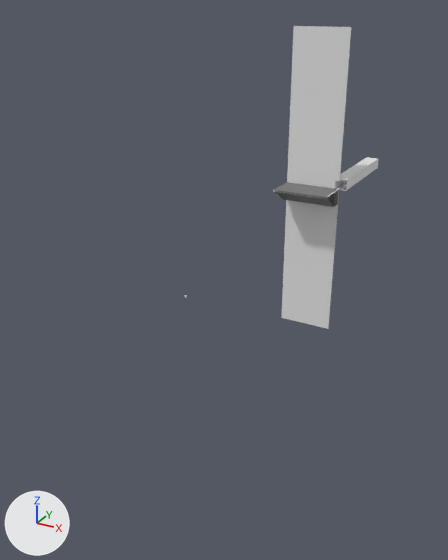
The glTF model assets/models/platforms.glb as it was, and as the next commit left it.
Camera for both pictures: a 50 mm camera at (139.0, -316.0, 169.0) aimed at (-22.0, -24.0, 22.0). The lights are fixed; the arrows at lower left show +X, +Y and +Z. Vertices at the same position are counted once.

The first picture shows 'Platform', 'Tunnel', 'Walls'.
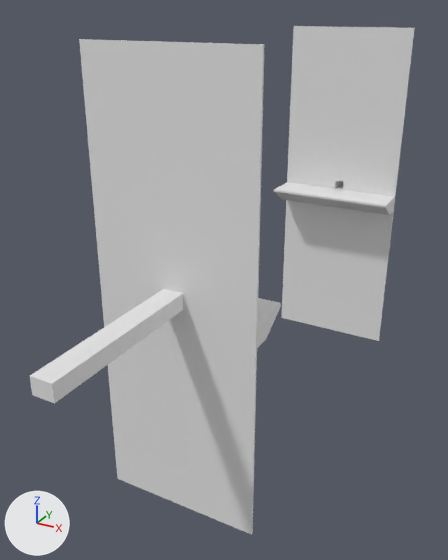
Changed parts and their boxes [x1, y1, x2, y2] in the pictures (448 x 560 px):
'Walls', reshaped (368% wider, 68% taller)
    before: [281, 26, 352, 329]
    after: [79, 26, 415, 535]
'Tunnel', reshaped
    before: [335, 157, 378, 191]
    after: [30, 181, 343, 403]
'Platform', reshaped
    before: [274, 182, 339, 207]
    after: [257, 182, 395, 348]
part 1 of me_plane_001, added
    after: [79, 39, 264, 535]
part 2 of me_plane_001, added
    after: [328, 27, 415, 341]
part 3 of me_plane_004, added
    after: [257, 298, 281, 348]
part 4 of me_plane_004, added
    after: [327, 189, 395, 215]
part 5 of me_plane_004, recoloured (grey to white)
    both: [274, 182, 338, 207]
part 6 of me_plane_005, added
    after: [30, 289, 183, 403]

Diff of the bpy script that builds the scene:
```diff
--- a/assets/models/platforms.glb.py
+++ b/assets/models/platforms.glb.py
@@ me_plane_001 @@
 # used by ob_walls; location = (0.0, 0.0, 0.0)
-me_plane_001.from_pydata(...)  # 43 vertices, 80 faces; spans x -41.0..0.0, y 109.0..110.0, z -67.0..157.0
+me_plane_001.from_pydata(...)  # 152 vertices, 320 faces; spans x -41.0..41.0, y -110.0..110.0, z -67.0..157.0
+# me_plane_001 part 1: a new loose piece of 76 vertices spanning x -41.0..41.0, y -110.0..-109.0, z -67.0..157.0
+# me_plane_001 part 2
+# 23 vertices are added at x 3.0..41.0, y 109.0..110.0, z -67.0..157.0
+# 10 new vertices lie (37.0, 0.0, 0.0) away from vertices in x 3.0, y 109.0..110.0, z -67.0..157.0
+# 80 new faces join them
@@ me_plane_004 @@
 # used by ob_platform; location = (0.0, 0.0, 0.0)
-me_plane_004.from_pydata(...)  # 24 vertices, 40 faces; spans x -40.8..0.0, y 85.0..109.0, z 37.0..48.0
+me_plane_004.from_pydata(...)  # 84 vertices, 160 faces; spans x -40.8..40.8, y -109.0..109.0, z 37.0..48.0
+# me_plane_004 part 3: a new loose piece of 42 vertices spanning x -40.8..40.8, y -109.0..-85.0, z 37.0..48.0
+# me_plane_004 part 4
+# 6 new vertices lie (3.0, 0.0, 0.0) away from vertices in x 0.0, y 85.0..109.0, z 37.0..48.0
+# 6 new vertices lie (37.0, 0.0, 0.0) away from vertices in x 3.0, y 85.0..109.0, z 37.0..48.0
+# 6 new vertices lie (0.8, 0.0, 0.0) away from vertices in x 40.0, y 85.0..109.0, z 37.0..48.0
+# 40 new faces join them
+# me_plane_004 part 5: 40 faces spanning x -40.8..0.0, y 85.0..109.0, z 37.0..48.0 switch from mat_material_001 to no material
@@ me_plane_005 @@
 me_plane_005.from_pydata(...)  # 24 vertices, 32 faces; spans x -5.1..5.1, y 110.0..190.6, z 47.1..54.9
 # used by ob_tunnel; location = (0.0, 0.0, 0.0)
+# me_plane_005 part 6: the loose piece of 12 vertices spanning x -5.1..5.1, y 110.0..190.6, z 47.1..54.9 is copied, and the copy is mirrored in y about the mesh origin; it spans x -5.1..5.1, y -190.6..-110.0, z 47.1..54.9
```
